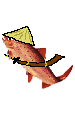
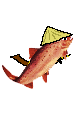
Layer changes from the first w=75, h=120 image to the second:
painted on "Layer 7" over left=2, top=26, right=73, bottom=46
painted on "Layer 8" over left=4, top=27, right=71, bottom=45
painted on "Layer 4" over left=4, top=38, right=71, bottom=67
removed layer "Layer 5" over left=12, top=54, right=63, bottom=67
painted on "Layer 2" over left=1, top=26, right=74, bottom=89
